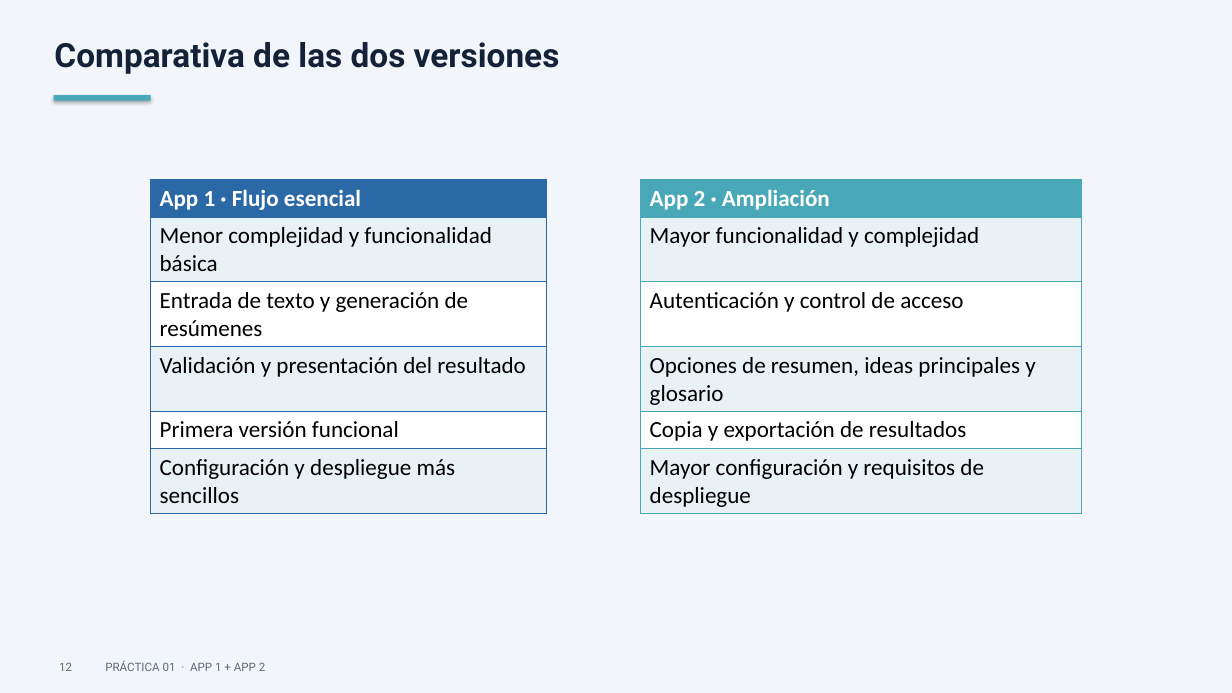
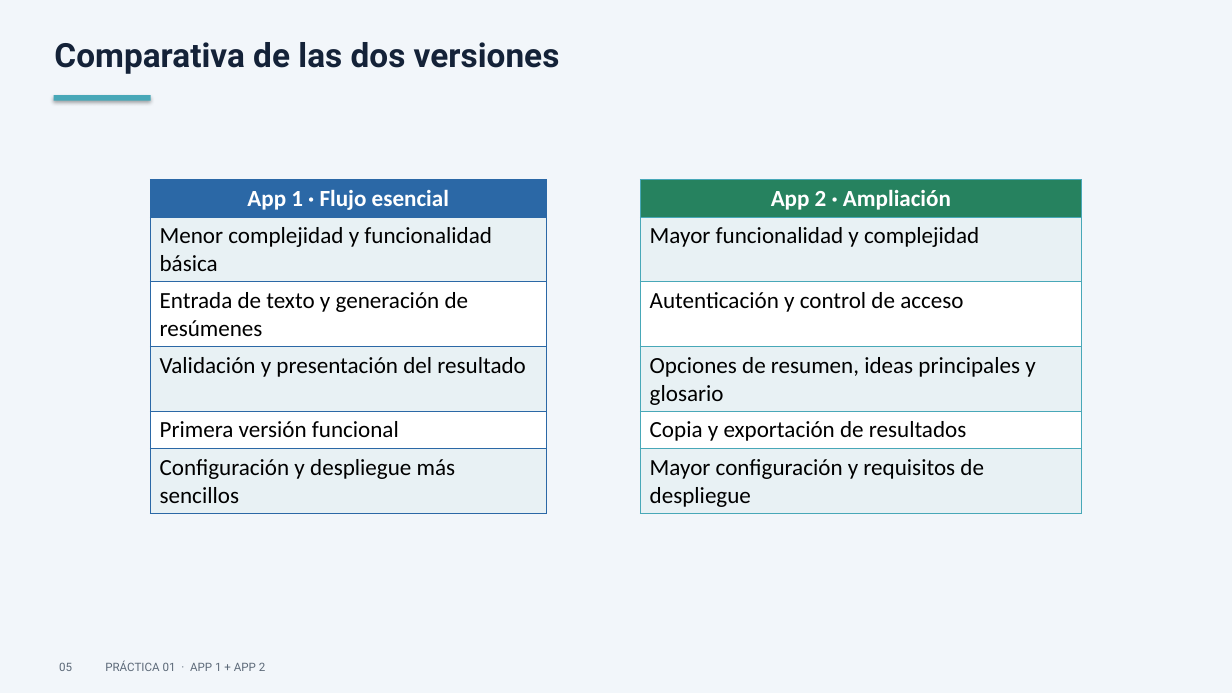
Before and after one commit to mdelrui/Practica01-Mini_App_Web, a slide deck: slide 5 of presentation/defensa.pptx (slide 12 before the commit). Drawn at 1232x693 pixels with LibreOffice and Linux fonts; fonts in the diff are those of the drawing. Boxes give left, top, right and bottom in pixels: in the first picture for what was removed or moved away, otherwise in the second. Text is boxed around its words. In the diff, an @@ line names an element or a change of style, - is before the commit and + after.

```diff
--- a/presentation/defensa.pptx
+++ b/presentation/defensa.pptx
@@ table at [151, 179, 1081, 513] @@
@@ fill #48A8B8 to #26825F in row 1, column 3 @@
@@ alignment left to centre @@
@@ text at [59, 660, 266, 671]: text changed @@
-12 PRÁCTICA 01 · APP 1 + APP 2
+05 PRÁCTICA 01 · APP 1 + APP 2
```
Also in this commit, not shown: 11 other slides changed, 2 slides added.
